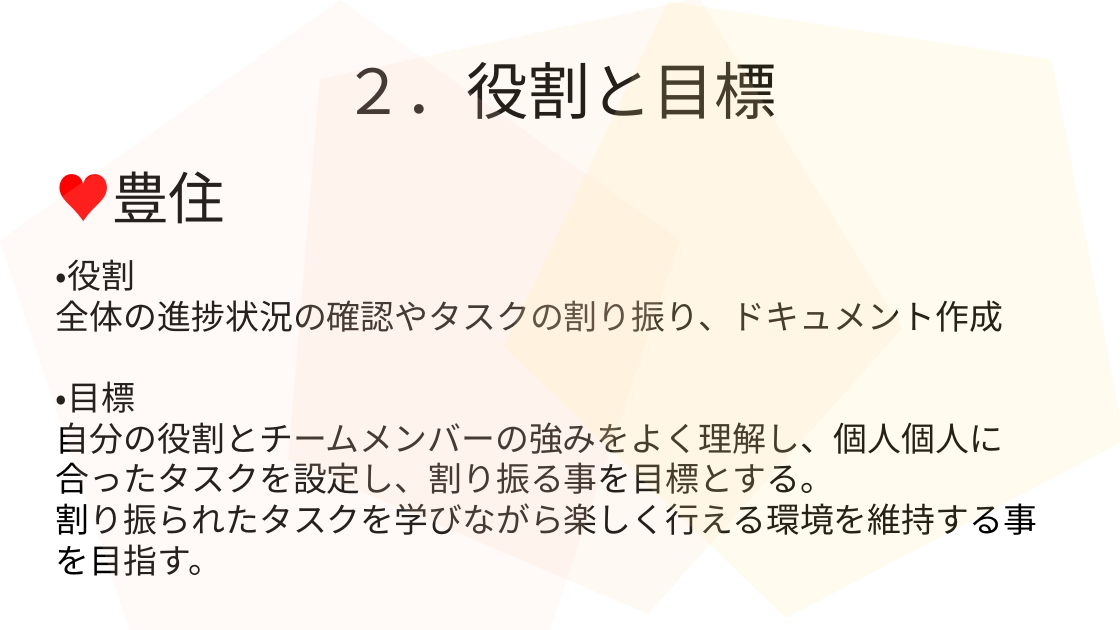
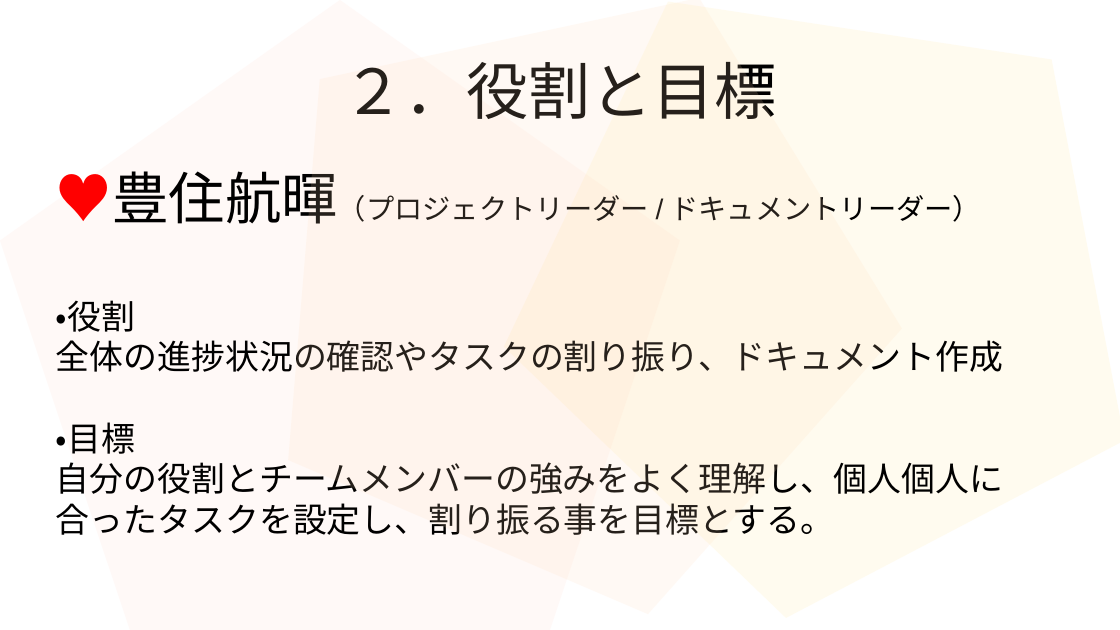
Before and after one commit to 2022java42-student009/ProjectJava, a slide deck: slide 4 of タスク/プレゼン資料.odp. Drawn at 1120x630 pixels with LibreOffice and Linux fonts; fonts in the diff are those of the drawing. Boxes give left, top, right and bottom in pixels: in the first picture for what was removed or moved away, otherwise in the second. Text is boxed around its words. In the diff, an @@ line names an element or a change of style, - is before the commit and + after.

Commit message:
資料修正　豊住

```diff
--- a/タスク/プレゼン資料.odp
+++ b/タスク/プレゼン資料.odp
@@ text removed at [56,171,225,224] @@
-♥豊住
@@ text added at [56,171,981,224], 20 pt, text #000000 @@
+♥豊住航暉（プロジェクトリーダー/ドキュメントリーダー）
@@ subtitle at [56,503,1037,576]: paragraph removed @@
-割り振られたタスクを学びながら楽しく行える環境を維持する事を目指す。
```
Also in this commit, not shown: 3 other slides changed.
